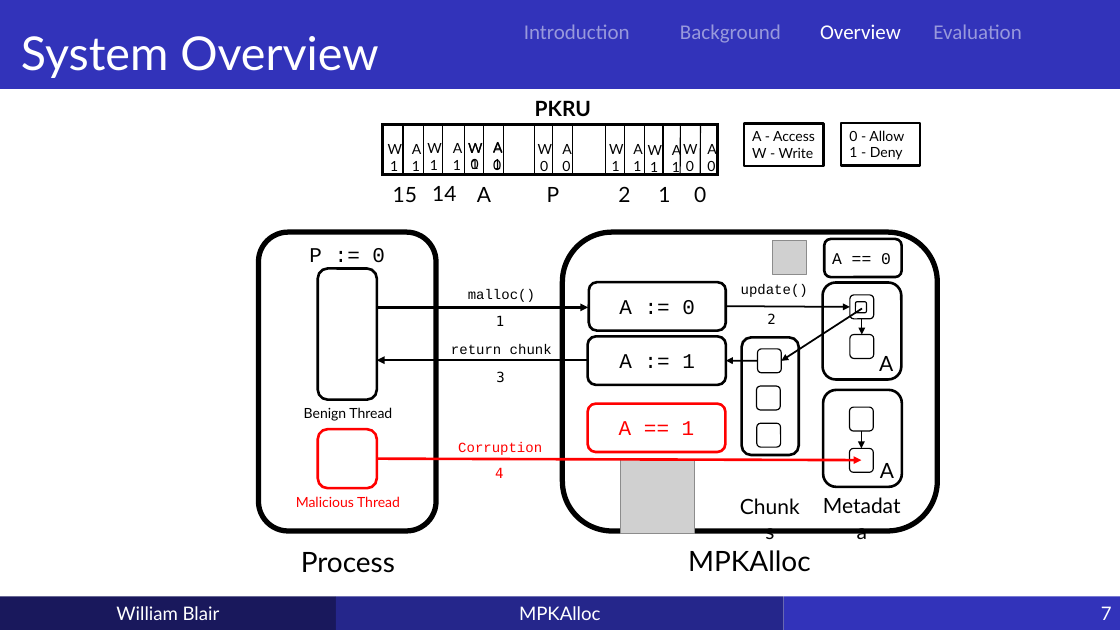
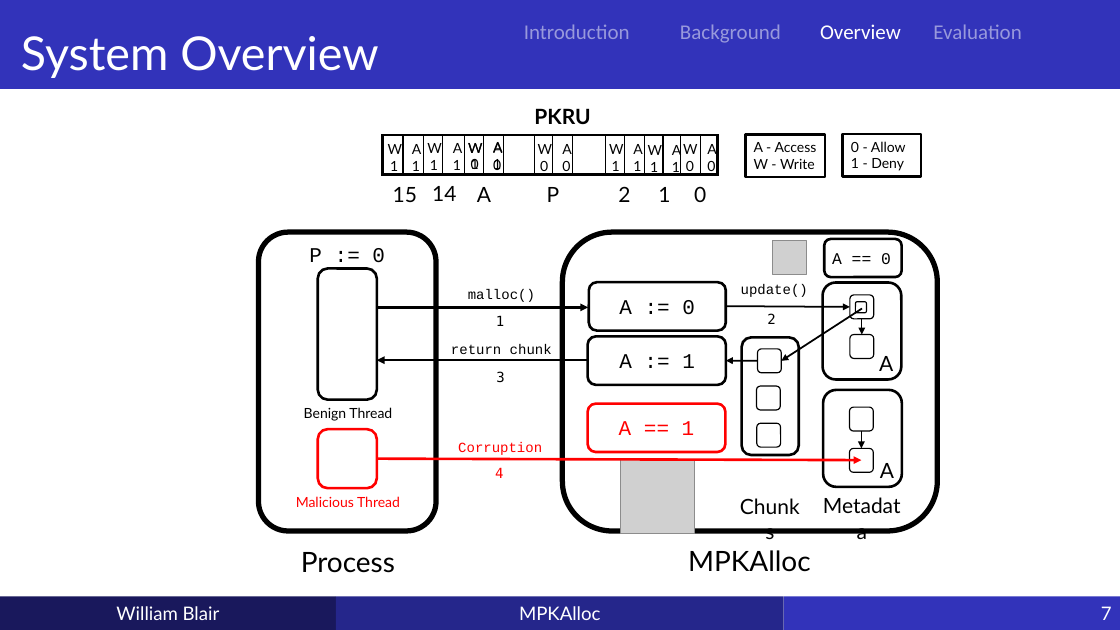
Before and after one commit to wdblair/wdblair.github.io, a slide deck: slide 7 of static/mpkalloc.pptx. Drawn at 1120x630 pixels with LibreOffice and Linux fonts; fonts in the diff are those of the drawing; grey boxes stand for pictures. Boxes give left, top, right and bottom in pixels: in the first picture for what was removed or moved away, otherwise in the second. Text is boxed around its words. In the diff, an @@ line names an element or a change of style, - is before the commit and + after.

```diff
--- a/static/mpkalloc.pptx
+++ b/static/mpkalloc.pptx
@@ rectangle: place and size @@
-rectangle at (383,124,718,175)
+rectangle at (383,135,718,175)
@@ line moved from (403, 126) - (403, 175) to (403, 134) - (403, 175) @@
@@ line moved from (424, 124) - (424, 175) to (424, 134) - (424, 175) @@
@@ line moved from (443, 124) - (443, 175) to (443, 135) - (443, 175) @@
@@ line moved from (465, 124) - (465, 174) to (465, 134) - (465, 174) @@
@@ line moved from (483, 124) - (483, 175) to (483, 134) - (483, 175) @@
@@ line moved from (503, 124) - (503, 175) to (503, 135) - (503, 175) @@
@@ line moved from (534, 125) - (534, 174) to (534, 135) - (534, 174) @@
@@ line moved from (553, 125) - (553, 173) to (553, 136) - (553, 173) @@
@@ line moved from (572, 125) - (572, 174) to (572, 135) - (572, 174) @@
@@ line moved from (606, 126) - (606, 175) to (606, 134) - (606, 175) @@
@@ line moved from (624, 126) - (624, 175) to (624, 134) - (624, 175) @@
@@ line moved from (644, 126) - (644, 174) to (644, 134) - (644, 174) @@
@@ line moved from (663, 126) - (663, 174) to (663, 135) - (663, 174) @@
@@ line moved from (681, 126) - (681, 174) to (681, 134) - (681, 174) @@
@@ line moved from (701, 126) - (701, 175) to (701, 135) - (701, 175) @@
@@ 2 rectangles, 1 text: place and size @@
-2 rectangles, 1 text at (535,100,920,166)
+2 rectangles, 1 text at (534,108,922,176)
```
Also in this commit, not shown: 4 other slides changed, 1 other file.
